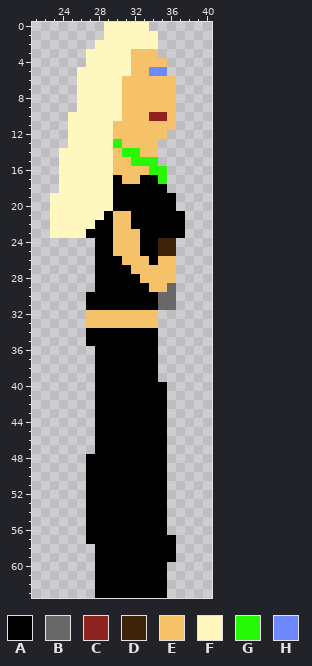
Two states of a pixel-art sprite, data/sprites/player/walk_right_shotgun/0.png. This is how it looked before the edit.
The file is 64x64 pixels. Shown: x 21..40, y 0..63.
Palette (. is transparent): A #000000  B #686868  C #8f231f  D #3c2207  E #f5c169  F #fff7c0  G #26f806  H #6e89ff
Pixels before, first column x 23:
 0 ......FFFFF....
 1 ......FFFFFF...
 2 .....FFFFFFF...
 3 ....FFFFFEEE...
 4 ....FFFFFEEEE..
 5 ...FFFFFFEEHH..
 6 ...FFFFFEEEEEE.
 7 ...FFFFFEEEEEE.
 8 ...FFFFFEEEEEE.
 9 ...FFFFFEEEEEE.
10 ..FFFFFFEEECCE.
11 ..FFFFFEEEEEEE.
12 ..FFFFFEEEEEE..
13 ..FFFFFGEEEE...
14 .FFFFFFEGGEE...
15 .FFFFFFEEGGG...
16 .FFFFFFEEEEGG..
17 .FFFFFFAEEAAG..
18 .FFFFFFAAAAAA..
19 FFFFFFFAAAAAAA.
20 FFFFFFFAAAAAAA.
21 FFFFFFAEEAAAAAA
22 FFFFFAAEEAAAAAA
23 FFFFAAAEEEAAAAA
24 .....AAEEEAADD.
25 .....AAEEEAADD.
26 .....AAAEEEAEE.
27 .....AAAAEEEEE.
28 .....AAAAAEEEE.
29 .....AAAAAAEEB.
30 ....AAAAAAAABB.
31 ....AAAAAAAABB.
32 ....EEEEEEEE...
33 ....EEEEEEEE...
34 ....AAAAAAAA...
35 ....AAAAAAAA...
36 .....AAAAAAA...
37 .....AAAAAAA...
38 .....AAAAAAA...
39 .....AAAAAAA...
40 .....AAAAAAAA..
41 .....AAAAAAAA..
42 .....AAAAAAAA..
43 .....AAAAAAAA..
44 .....AAAAAAAA..
45 .....AAAAAAAA..
46 .....AAAAAAAA..
47 .....AAAAAAAA..
48 ....AAAAAAAAA..
49 ....AAAAAAAAA..
50 ....AAAAAAAAA..
51 ....AAAAAAAAA..
52 ....AAAAAAAAA..
53 ....AAAAAAAAA..
54 ....AAAAAAAAA..
55 ....AAAAAAAAA..
56 ....AAAAAAAAA..
57 ....AAAAAAAAAA.
58 .....AAAAAAAAA.
59 .....AAAAAAAAA.
60 .....AAAAAAAA..
61 .....AAAAAAAA..
62 .....AAAAAAAA..
63 .....AAAAAAAA..
New version:
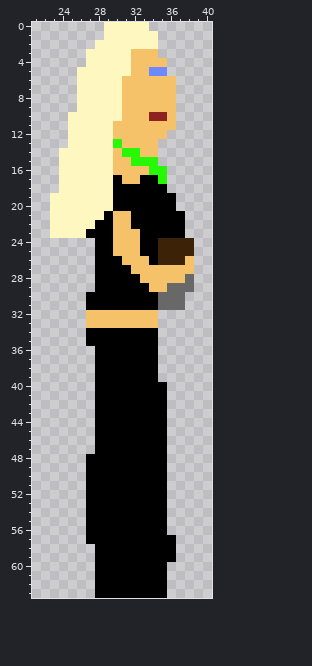
The edit:
y 24..25: x 37..38 .. -> DD
y 26: x 35..38 EE.. -> DDDE
y 27: x 37..38 .. -> EE
y 28: x 37..38 .. -> EB
y 29: x 37..38 .. -> BB
y 30..31: x 37 . -> B
